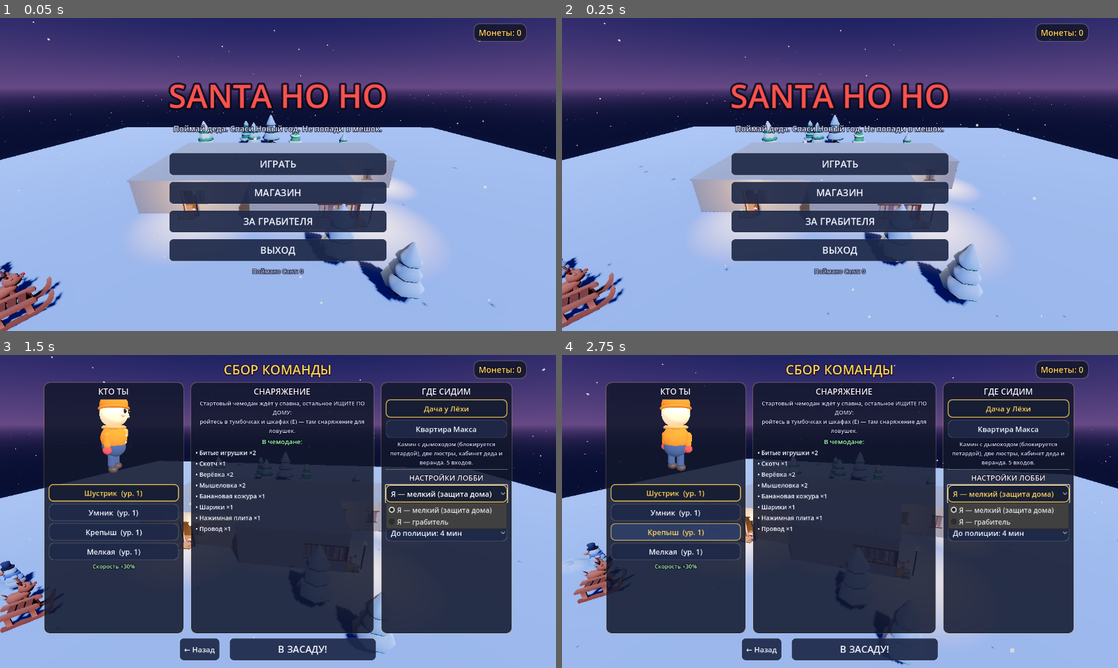
Above: before the commit, frames 1-4 (two rows, left to right).
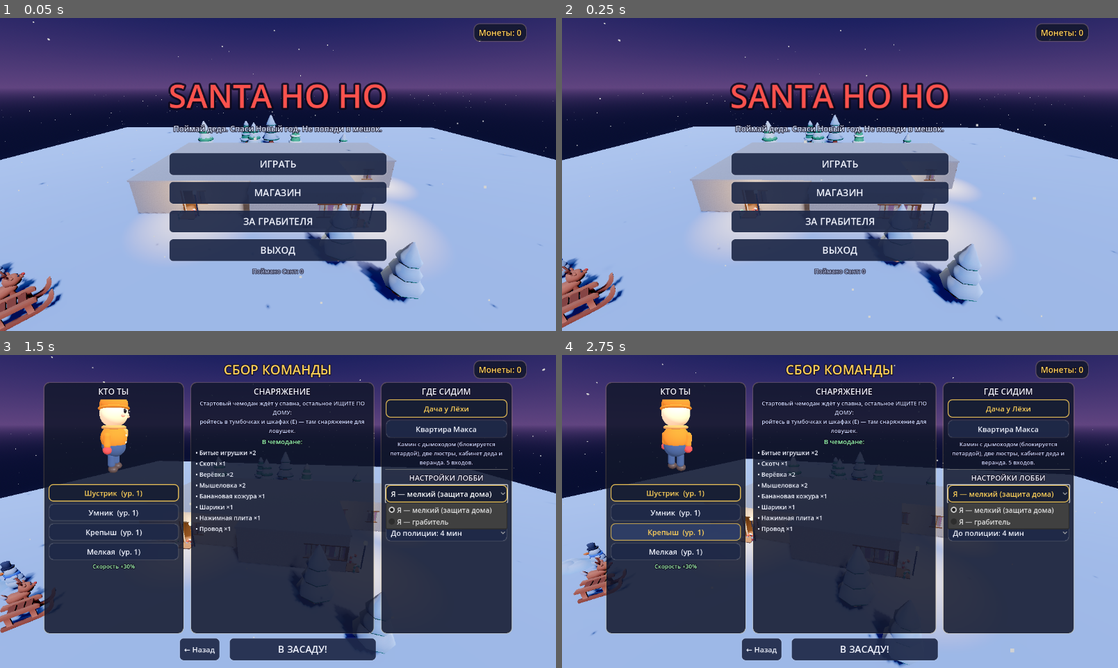
Above: after the commit, the same moments.

Repository: NoBodyyy-dev/Hohoho
Game: Godot game, scene res://scenes/main.tscn
Two runs of this game, one before a commit and one after it. Both use one fixed random seed, a clock stepped at 60 frames per second and the inputs below.
Inputs (mouse positions are in pixels of both pictures, inside the frame that each line leads up to):
- Up to frame 1 (0.05 s): no input
- Up to frame 2 (0.25 s): no input
- Up to frame 3 (1.5 s): click "ИГРАТЬ" at 0.5 s; tap Enter at 1.25 s; move the mouse to (400, 495) at 1.27 s; hold D (move_right) from 1.28 s (still down); hold F (trap_mode) from 1.28 s (still down); click (400, 495) at 1.42 s
- Up to frame 4 (2.75 s): tap Space (jump) at 1.52, 2.27 s; move the mouse to (728, 527) at 2.02 s; release D (move_right) at 2.03 s; release F (trap_mode) at 2.03 s; hold S (move_back) from 2.03 s (still down); tap Q (ability1) at 2.1 s; tap F (trap_mode) at 2.3 s

The runs differ from the first frame. In frame 1, 0.6% of the frame differs, in the area x 0-98%, y 36-100%; in frame 2, 0.6%, in the area x 0-100%, y 34-100%; in frame 3, 0.2%; in frame 4, less than 0.1%.

Commit message:
Убрать обводку — чистый мягкий 3D-вид (как в Meccha Chameleon)
- убран toon_outline со всех камер (мелкий/грабитель/витрина)
- apply_clean_env: мягкое GI (SDFGI), деликатное контактное затенение,
  сочнее цвета, без тумана; мягкие тени у directional-света

Co-Authored-By: Claude Opus 4.8 <noreply@anthropic.com>

Diff:
--- a/scripts/main.gd
+++ b/scripts/main.gd
@@ -25,7 +25,6 @@
 	HouseBuilder.build_night_env(root)
 	var cam := Camera3D.new()
 	root.add_child(cam)
-	PostFX.attach_outline(cam)
 	var ids := ["saw", "mousetrap", "rope_coil", "banana_peel", "firecracker", "marbles",
 		"pressure_plate", "perfume", "wire_spool", "screwdriver", "ladder", "suitcase", "jewel_ring"]
 	var x := 0.0
--- a/scripts/player/kid.gd
+++ b/scripts/player/kid.gd
@@ -77,7 +77,6 @@
 	camera.near = 0.05
 	eyes.add_child(camera)
 	camera.current = true
-	PostFX.attach_outline(camera)
 
 	_build_hands()
 
--- a/scripts/robber/robber.gd
+++ b/scripts/robber/robber.gd
@@ -86,7 +86,6 @@
 		camera.near = 0.05
 		eyes.add_child(camera)
 		camera.current = true
-		PostFX.attach_outline(camera)
 
 ## Последняя минута: грабитель наглеет — быстрее, замедления слабее.
 func enrage() -> void:
--- a/scripts/world/house_builder.gd
+++ b/scripts/world/house_builder.gd
@@ -1038,9 +1038,11 @@
 	we.environment = env
 	parent.add_child(we)
 	var moon := DirectionalLight3D.new()
-	moon.light_color = Color(0.78, 0.82, 1.0)
-	moon.light_energy = 0.7
+	moon.light_color = Color(0.82, 0.86, 1.0)
+	moon.light_energy = 0.8
 	moon.shadow_enabled = true
+	moon.shadow_blur = 1.5              # мягкие края теней — вайб Meccha
+	moon.directional_shadow_blend_splits = true
 	moon.rotation_degrees = Vector3(-50, 35, 0)
 	parent.add_child(moon)
 	# луна
--- a/scripts/world/post_fx.gd
+++ b/scripts/world/post_fx.gd
@@ -23,32 +23,34 @@
 	quad.cast_shadow = GeometryInstance3D.SHADOW_CASTING_SETTING_OFF
 	camera.add_child(quad)
 
-## Чистая тёплая среда: светлее, меньше тумана/SSAO, мягкий bloom.
-## Дом читается ясно, силуэты чёткие — как в мультяшных кооп-играх.
+## Мягкий «премиальный» мультяшный вид (вайб Meccha Chameleon): без обводки,
+## мягкое global illumination, мягкие контактные тени, сочные тёплые цвета.
 static func apply_clean_env(env: Environment) -> void:
-	env.ambient_light_energy = 1.15
+	env.ambient_light_energy = 1.05
 	env.ambient_light_color = Color(0.95, 0.9, 0.85)
 	env.tonemap_mode = Environment.TONE_MAPPER_AGX
 	env.tonemap_white = 2.0
+	env.tonemap_exposure = 1.1
 	env.glow_enabled = true
-	env.glow_intensity = 0.35
-	env.glow_bloom = 0.12
-	env.glow_hdr_threshold = 1.1
-	# лёгкая экспозиция вверх — уют, а не мрак
-	env.tonemap_exposure = 1.15
-	# мягкое затенение в углах, но без тяжёлого «грязного» AO
+	env.glow_intensity = 0.3
+	env.glow_bloom = 0.1
+	env.glow_hdr_threshold = 1.2
+	# мягкое global illumination — свет переотражается, углы не чёрные
+	env.sdfgi_enabled = true
+	env.sdfgi_use_occlusion = true
+	env.sdfgi_min_cell_size = 0.2
+	env.sdfgi_energy = 1.0
+	# мягкое контактное затенение под предметами (как в Meccha) — деликатно
 	env.ssao_enabled = true
-	env.ssao_intensity = 1.1
-	env.ssao_radius = 0.9
-	env.ssao_power = 1.4
+	env.ssao_intensity = 1.4
+	env.ssao_radius = 1.1
+	env.ssao_power = 1.6
+	env.ssao_detail = 0.4
 	env.ssil_enabled = false
-	# туман почти убираем — чистая читаемая картинка
-	env.volumetric_fog_enabled = true
-	env.volumetric_fog_density = 0.004
-	env.volumetric_fog_albedo = Color(0.9, 0.85, 0.95)
-	env.volumetric_fog_gi_inject = 0.3
-	# чуть подкрутим цвет: сочнее и теплее
+	# туман почти убран — чистая читаемая картинка
+	env.volumetric_fog_enabled = false
+	# сочнее и теплее, лёгкий контраст
 	env.adjustment_enabled = true
-	env.adjustment_saturation = 1.22
-	env.adjustment_contrast = 1.08
-	env.adjustment_brightness = 1.04
+	env.adjustment_saturation = 1.28
+	env.adjustment_contrast = 1.06
+	env.adjustment_brightness = 1.02
